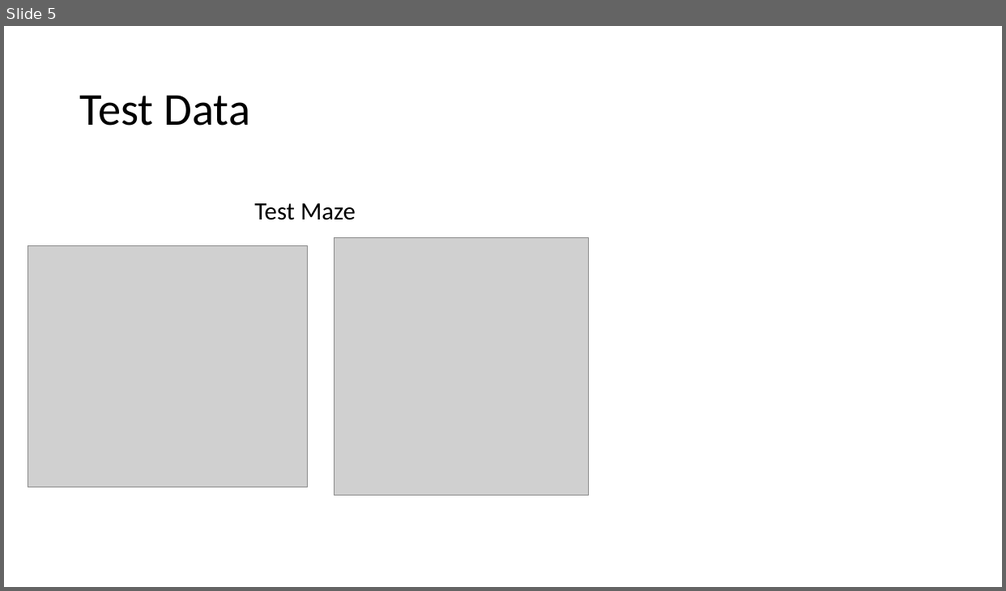
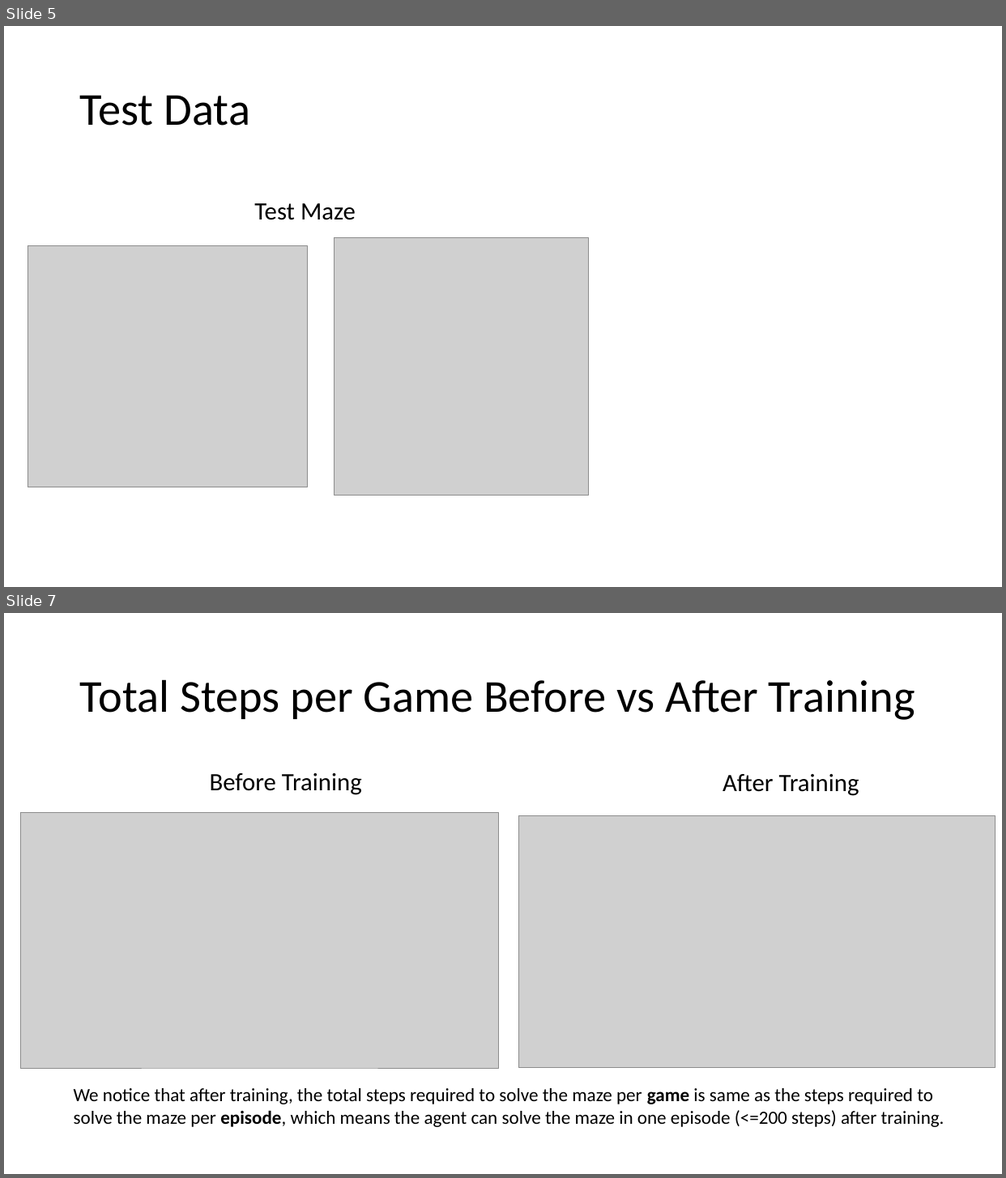
Before and after one commit to Albertlor/maze_solver, a slide deck: maze_solver.pptx. Shown one above the other, each under a label of ours: slide 5 before the commit, slides 5 and 7 after it; the slides between them are not shown. The pictures are 1006x591 and 1006x1178 pixels, drawn with LibreOffice and Linux fonts; fonts in the diff are those of the drawing; grey boxes stand for pictures. Boxes give left, top, right and bottom in pixels: in the first picture for what was removed or moved away, otherwise in the second. Text is boxed around its words. In the diff, an @@ line names an element or a change of style, - is before the commit and + after.

```diff
--- a/maze_solver.pptx
+++ b/maze_solver.pptx
@@ slide 7 added at (x1=4, y1=613, x2=1002, y2=1174), background #FFFFFF @@
@@ title added at (x1=80, y1=679, x2=915, y2=720), 44 pt, text #000000 @@
+Total Steps per Game Before vs After Training
@@ text added at (x1=210, y1=773, x2=362, y2=795), 24 pt, text #000000 @@
+Before Training
@@ text added at (x1=722, y1=774, x2=859, y2=796), 24 pt, text #000000 @@
+After Training
@@ picture added at (x1=21, y1=813, x2=499, y2=1068) @@
@@ picture added at (x1=519, y1=815, x2=995, y2=1068) @@
@@ text added at (x1=74, y1=1088, x2=944, y2=1127), 18 pt, text #000000 @@
+We notice that after training, the total steps required to solve the maze per game is same as the steps required to solve the maze per episode, which means the agent can solve the maze in one episode (<=200 steps) after training.
```
Also in this commit, not shown: 3 slides changed, 2 other slides added, 1 slide removed, 3 other files.
